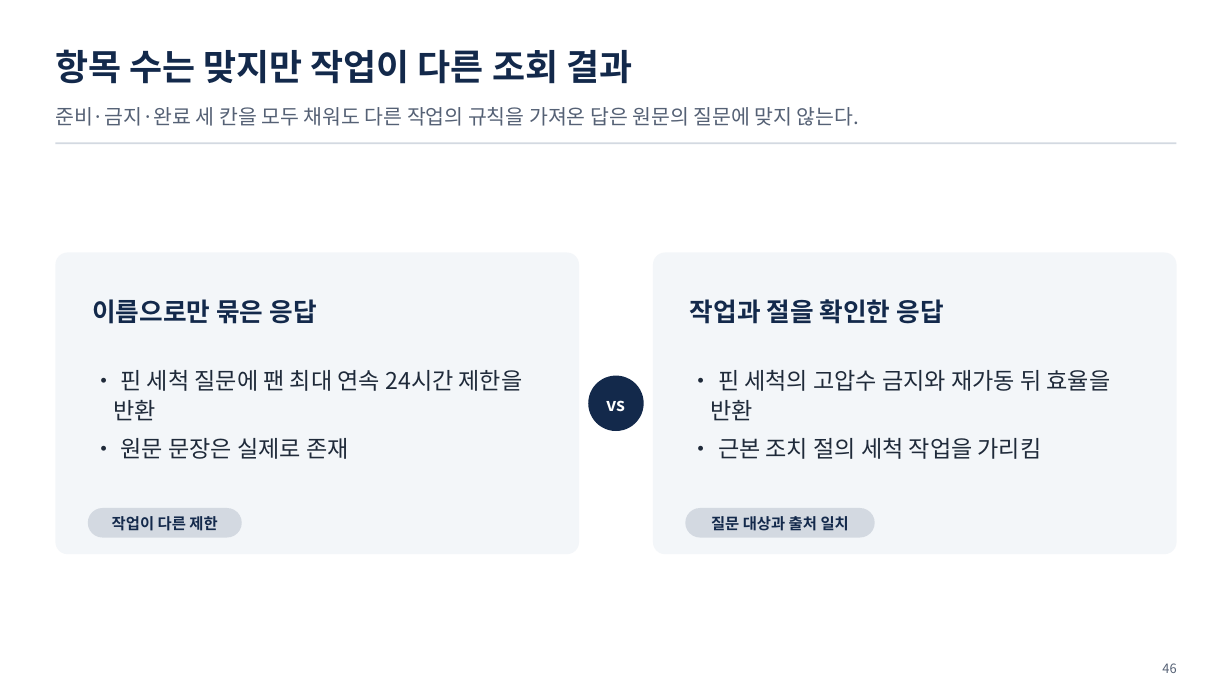
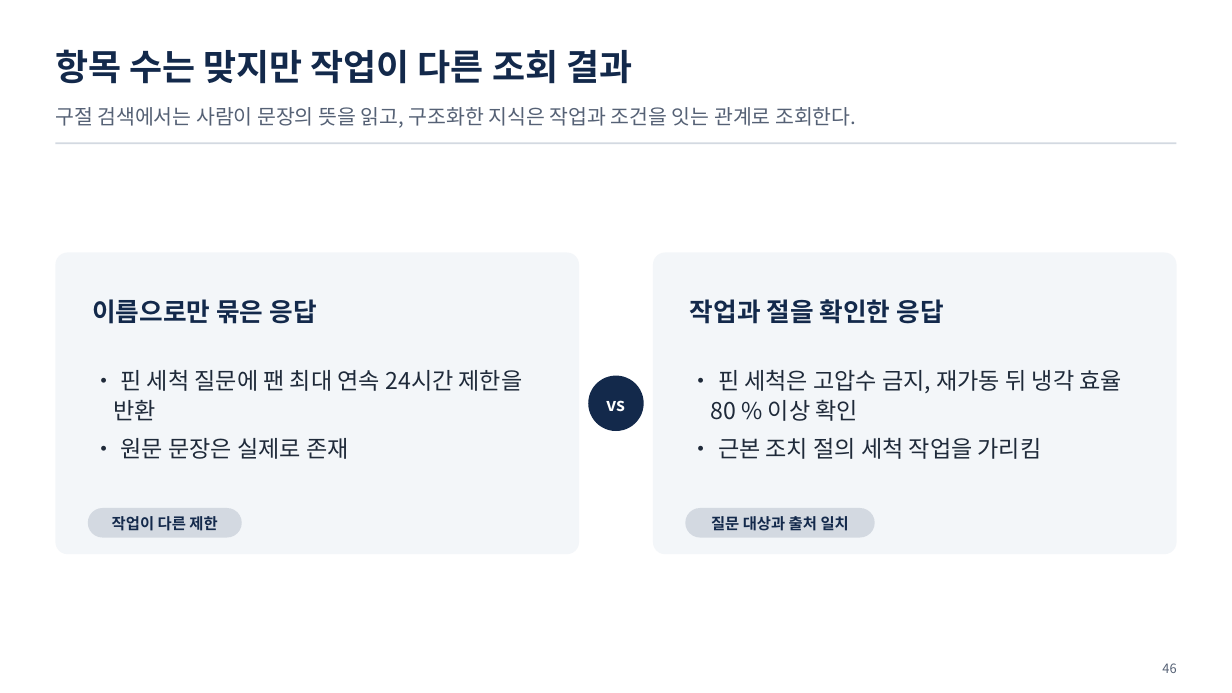
Before and after one commit to uengine-oss/hyd-iot-edu, a slide deck: slide 46 of workspace/강의제작/산출물/실전반/이론/03회차/실전반_03일차.pptx. Drawn at 1232x693 pixels with LibreOffice and Linux fonts; fonts in the diff are those of the drawing. Boxes give left, top, right and bottom in pixels: in the first picture for what was removed or moved away, otherwise in the second. Text is boxed around its words. In the diff, an @@ line names an element or a change of style, - is before the commit and + after.

Commit message:
실전 3회차 문서 추출·검토·조회에서 대상 작업과 근거를 연결

```diff
--- a/workspace/강의제작/산출물/실전반/이론/03회차/실전반_03일차.pptx
+++ b/workspace/강의제작/산출물/실전반/이론/03회차/실전반_03일차.pptx
@@ text at <box>55,107,856,128</box>: text changed @@
-준비·금지·완료 세 칸을 모두 채워도 다른 작업의 규칙을 가져온 답은 원문의 질문에 맞지 않는다.
+구절 검색에서는 사람이 문장의 뜻을 읽고, 구조화한 지식은 작업과 조건을 잇는 관계로 조회한다.
@@ text at <box>711,370,1122,421</box>: text changed @@
-• 핀 세척의 고압수 금지와 재가동 뒤 효율을 반환
+• 핀 세척은 고압수 금지, 재가동 뒤 냉각 효율 80 % 이상 확인
```
Also in this commit, not shown: 3 other slides changed, 4 other files.
